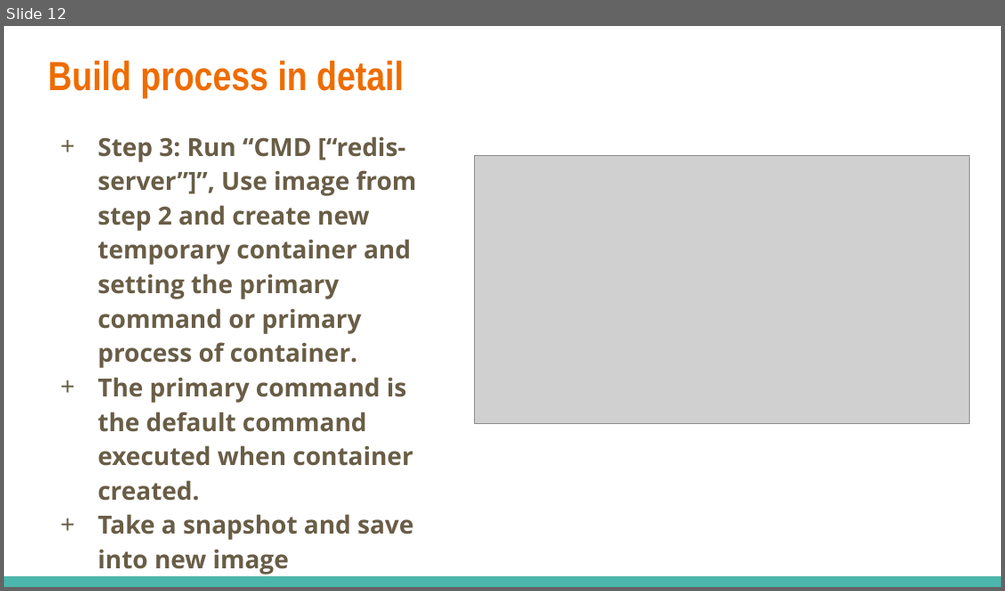
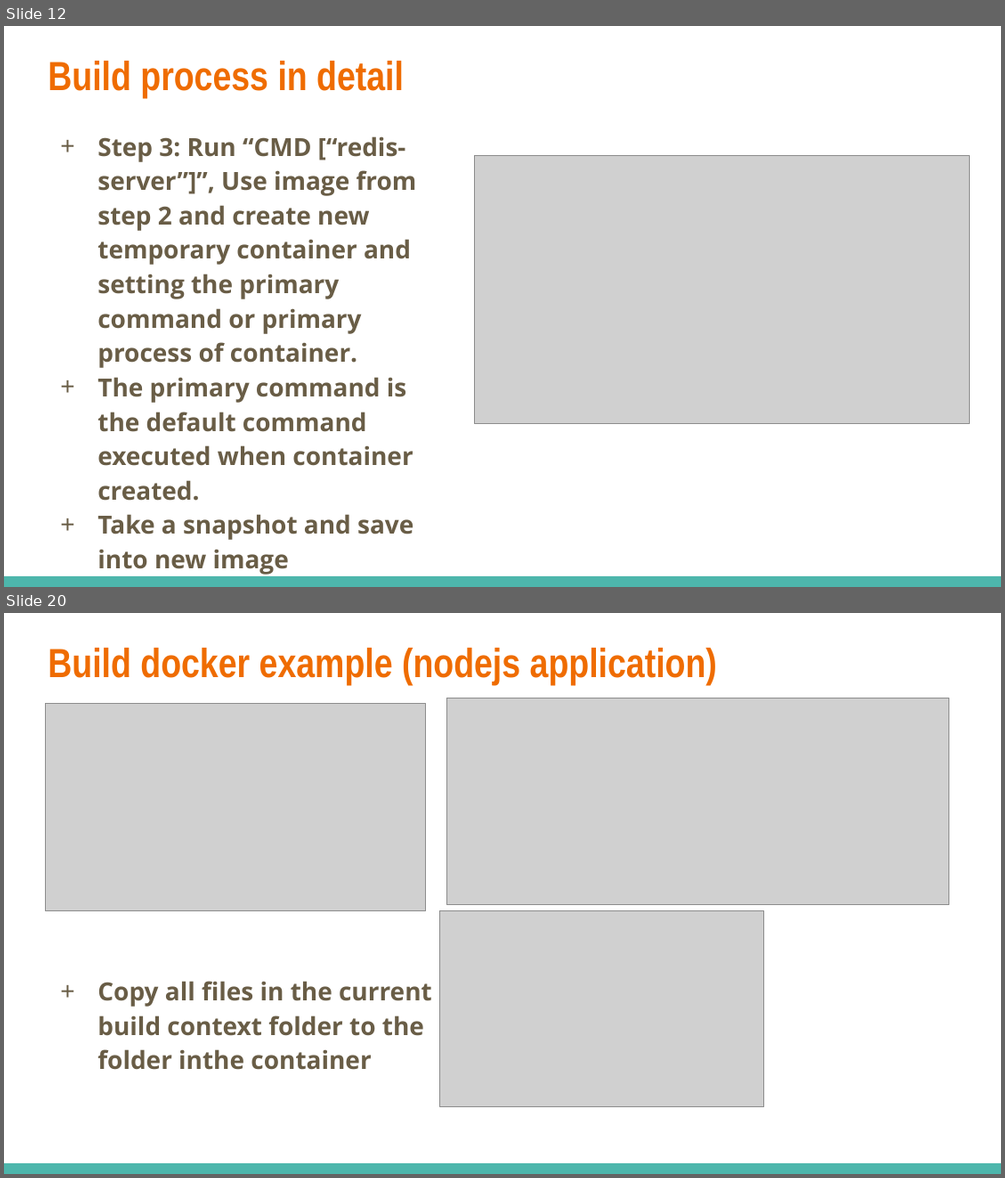
Before and after one commit to dinhhung09138/Learning-Example, a slide deck: Docker - 03 - Build a Custom Images Through Docker.pptx. Shown one above the other, each under a label of ours: slide 12 before the commit, slides 12 and 20 after it; the slides between them are not shown. The pictures are 1005x591 and 1005x1178 pixels, drawn with LibreOffice and Linux fonts; fonts in the diff are those of the drawing; grey boxes stand for pictures. Boxes give left, top, right and bottom in pixels: in the first picture for what was removed or moved away, otherwise in the second. Text is boxed around its words. In the diff, an @@ line names an element or a change of style, - is before the commit and + after.

Commit message:
Build docker example

```diff
--- a/Docker - 03 - Build a Custom Images Through Docker.pptx
+++ b/Docker - 03 - Build a Custom Images Through Docker.pptx
@@ slide 20 added at (4, 613, 1001, 1174), background #FFFFFF; not listed: 1 template element that a slide beside it also shows @@
@@ title added at (48, 648, 717, 685), 29.4 pt, text #EF6C00, bold @@
+Build docker example (nodejs application)
@@ picture added at (46, 704, 426, 911) @@
@@ picture added at (446, 698, 949, 904) @@
@@ picture added at (439, 911, 763, 1106) @@
@@ text added at (97, 981, 432, 1070), 18 pt, text #695D46, bold @@
++ Copy all files in the current build context folder to the folder inthe container
```
Also in this commit, not shown: 1 slide changed, 13 other slides added, 3 other files.
